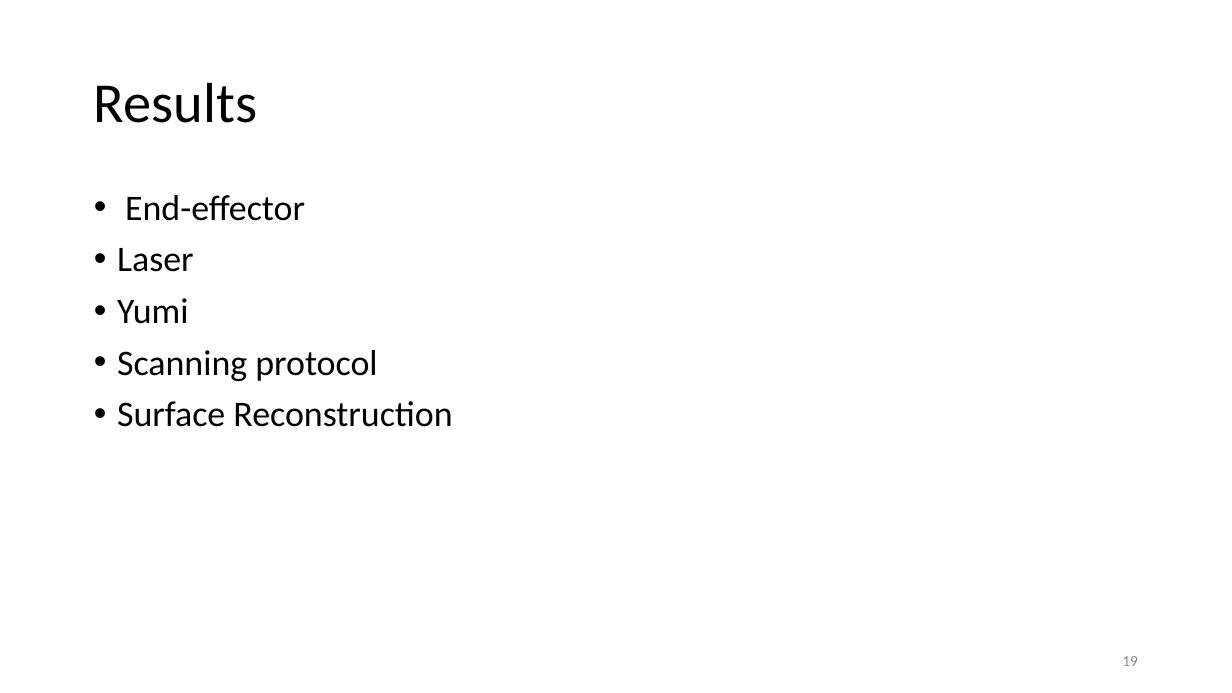
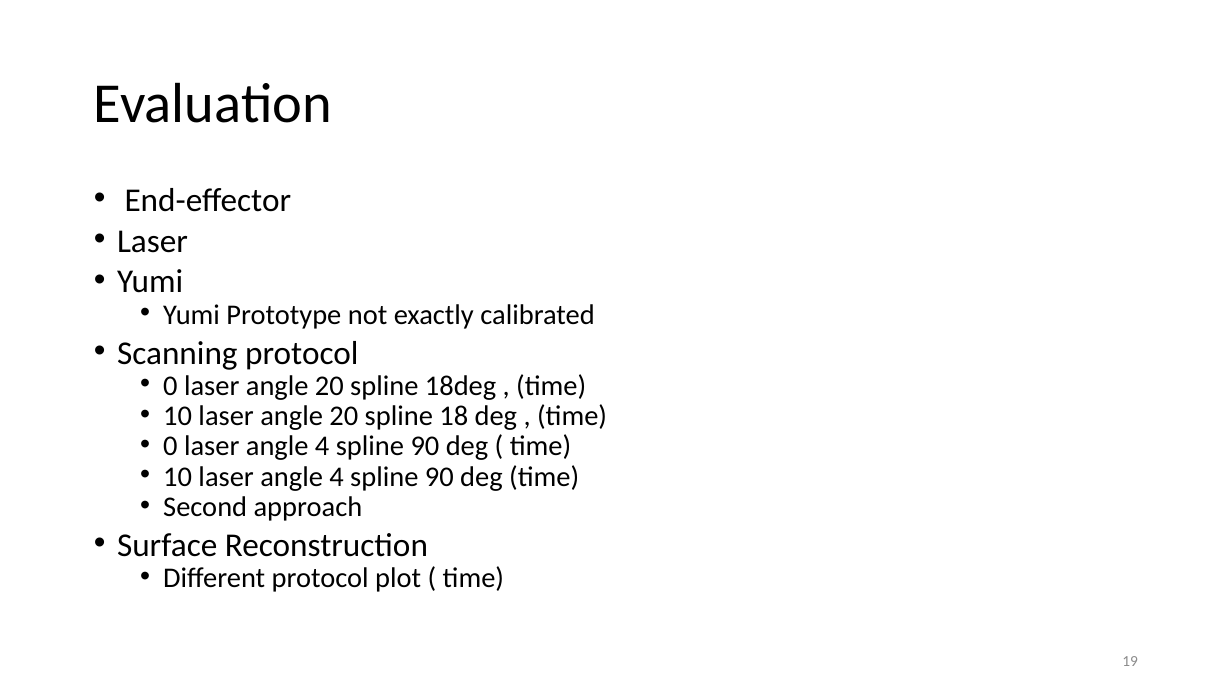
Before and after one commit to MDU-C2/MicroTomography, a slide deck: slide 19 of Precise Positioning and Scanning for Microwave Imaging.pptx. Drawn at 1232x693 pixels with LibreOffice and Linux fonts; fonts in the diff are those of the drawing. Boxes give left, top, right and bottom in pixels: in the first picture for what was removed or moved away, otherwise in the second. Text is boxed around its words. In the diff, an @@ line names an element or a change of style, - is before the commit and + after.

Commit message:
start fix 4 spline approach 2 and presentation

```diff
--- a/Precise Positioning and Scanning for Microwave Imaging.pptx
+++ b/Precise Positioning and Scanning for Microwave Imaging.pptx
@@ title at bbox=[94, 82, 332, 123]: text changed @@
-Results
+Evaluation
@@ text at bbox=[117, 188, 428, 557]: size 28 to 25.9 pt in "End-effector", "Laser", "Yumi", "Scanning protocol" and 1 more places; line spacing 0.9 to 0.7 @@
@@ text at bbox=[163, 304, 595, 329]: paragraph added @@
+  • Yumi Prototype not exactly calibrated
@@ text at bbox=[163, 374, 607, 521]: paragraphs added @@
+  • 0 laser angle 20 spline 18deg , (time)
+  • 10 laser angle 20 spline 18 deg , (time)
+  • 0 laser angle 4 spline 90 deg ( time)
+  • 10 laser angle 4 spline 90 deg (time)
+  • Second approach
@@ text at bbox=[163, 566, 504, 592]: paragraph added @@
+  • Different protocol plot ( time)
```
Also in this commit, not shown: 5 other files.
